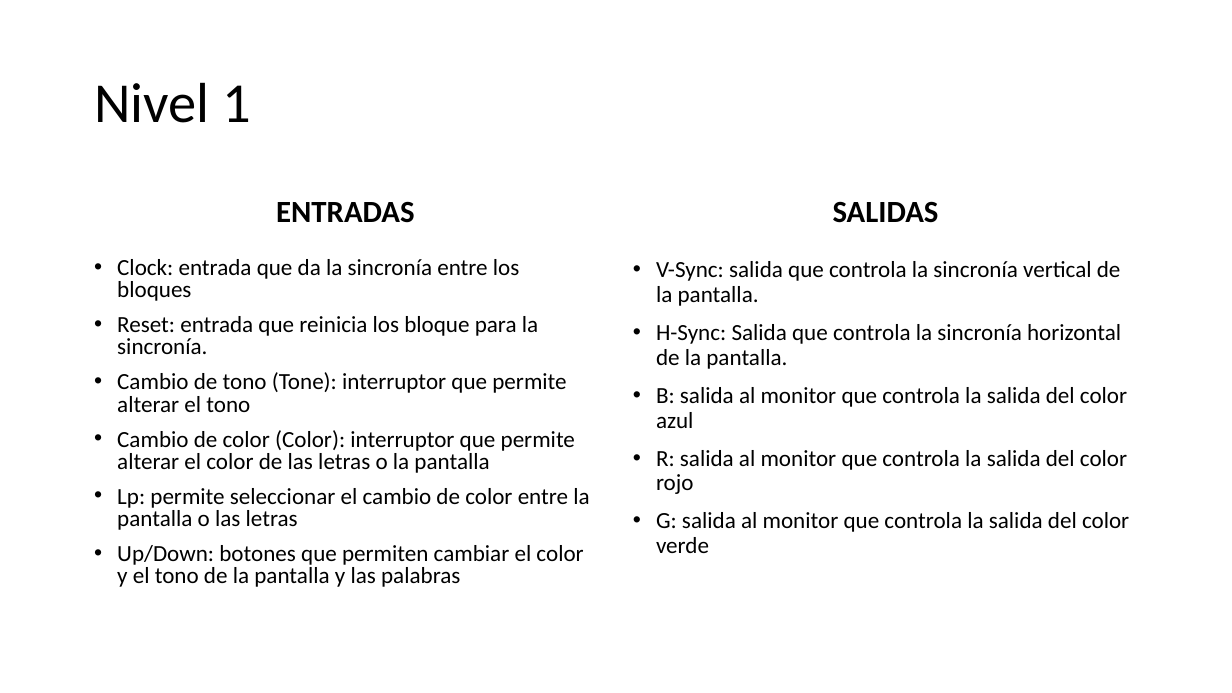
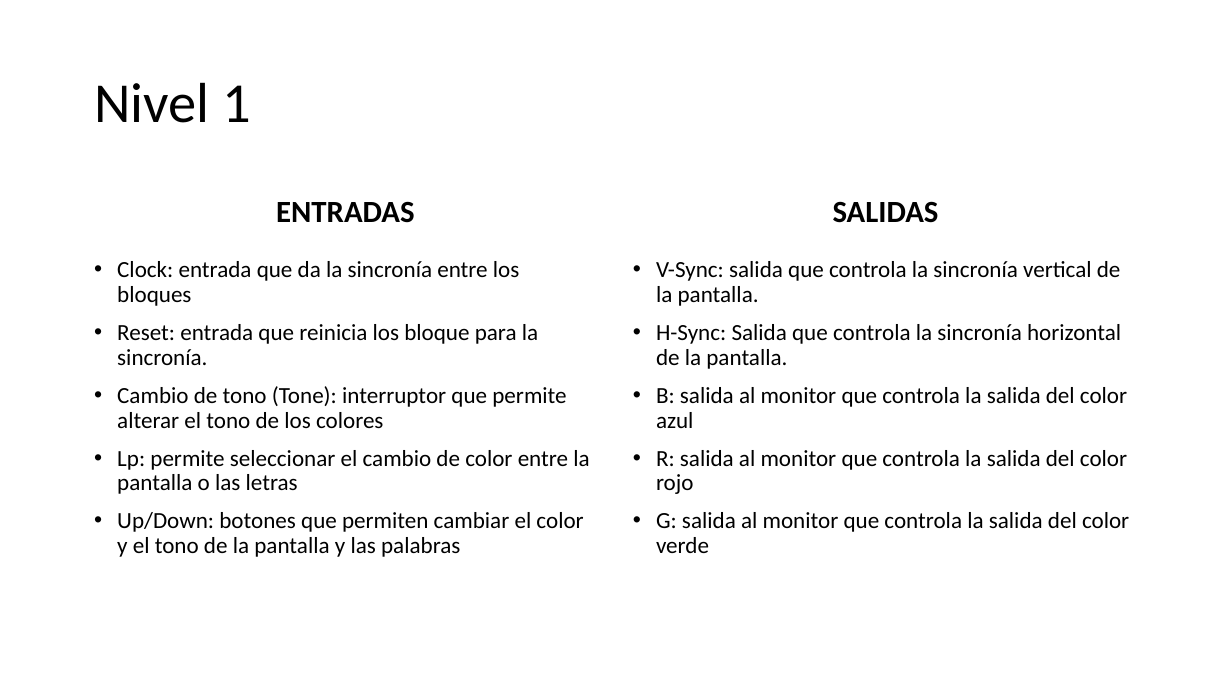
Before and after one commit to lleon95/proy_1_grupo_7_II_2016, a slide deck: slide 2 of Diseño/Bosquejo de bloques - definitivo (1).pptx. Drawn at 1232x693 pixels with LibreOffice and Linux fonts; fonts in the diff are those of the drawing. Boxes give left, top, right and bottom in pixels: in the first picture for what was removed or moved away, otherwise in the second. Text is boxed around its words. In the diff, an @@ line names an element or a change of style, - is before the commit and + after.

```diff
--- a/Diseño/Bosquejo de bloques - definitivo (1).pptx
+++ b/Diseño/Bosquejo de bloques - definitivo (1).pptx
@@ text at (117, 261, 589, 557): line spacing 0.8 to 0.9 @@
@@ text at (117, 386, 566, 428): text changed @@
-• Cambio de tono (Tone): interruptor que permite alterar el tono
-• Cambio de color (Color): interruptor que permite alterar el color de las letras o la pantalla
+• Cambio de tono (Tone): interruptor que permite alterar el tono de los colores
```
Also in this commit, not shown: 3 other slides changed.
